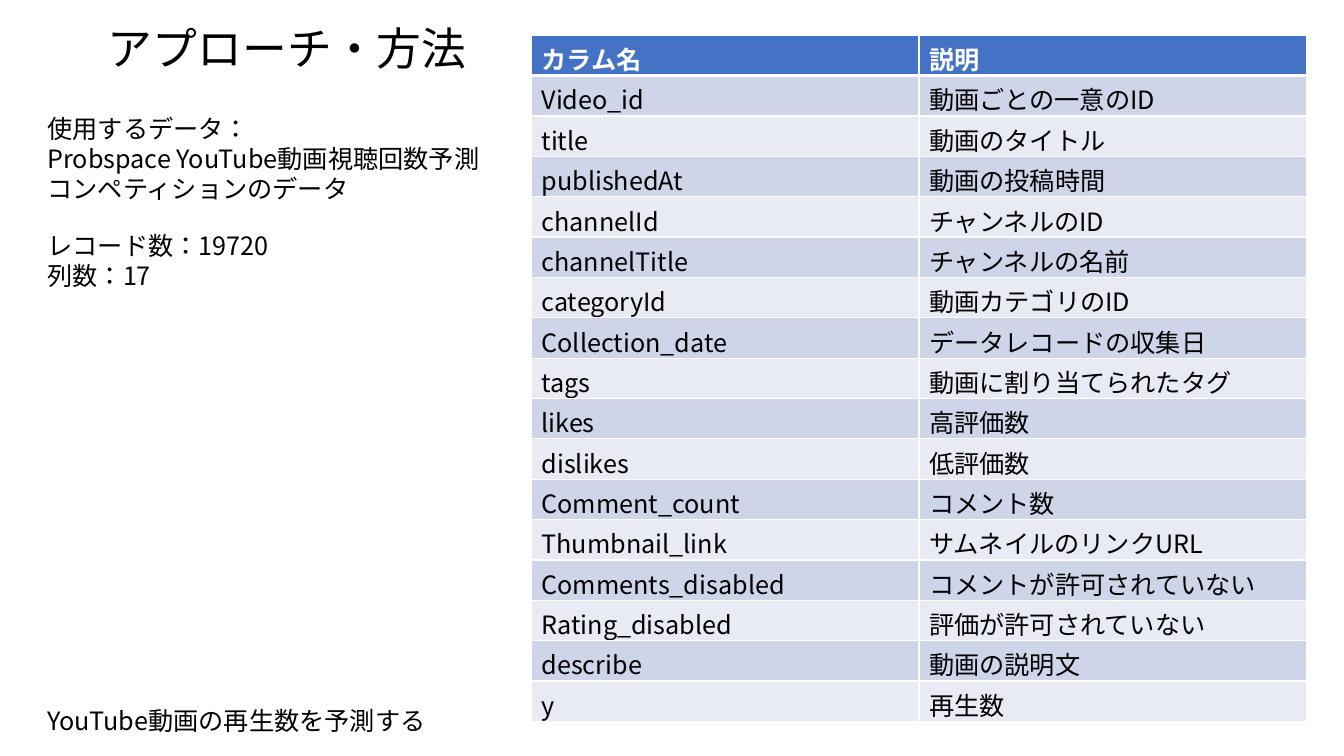
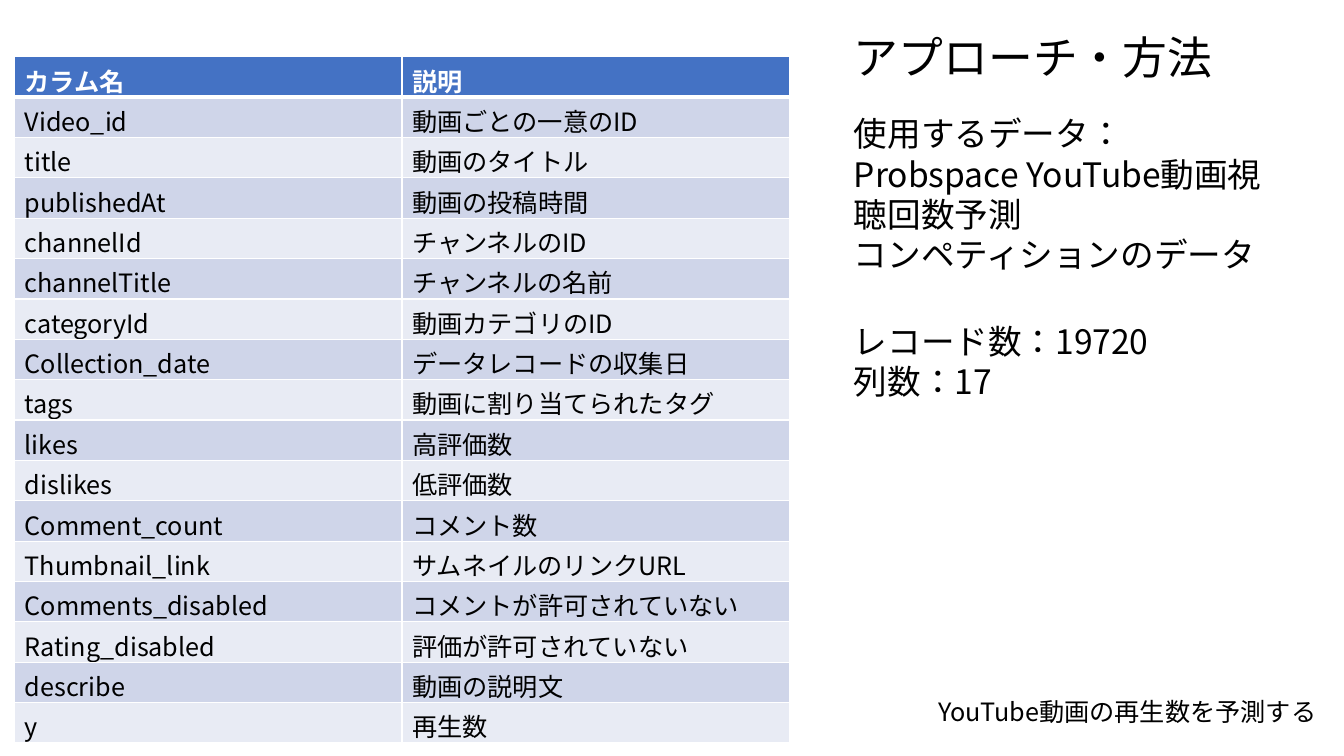
Before and after one commit to tsuru-kazu/research, a slide deck: slide 5 of docs/PD3_interim_report.pptx. Drawn at 1344x756 pixels with LibreOffice and Linux fonts; fonts in the diff are those of the drawing. Boxes give left, top, right and bottom in pixels: in the first picture for what was removed or moved away, otherwise in the second. Text is boxed around its words. In the diff, an @@ line names an element or a change of style, - is before the commit and + after.

```diff
--- a/docs/PD3_interim_report.pptx
+++ b/docs/PD3_interim_report.pptx
@@ text "アプローチ・方法": place and size @@
-text "アプローチ・方法" at box(108, 27, 467, 69)
+text "アプローチ・方法" at box(854, 36, 1213, 78)
@@ table: place and size @@
-table at box(531, 35, 1306, 725)
+table at box(15, 56, 789, 746)
@@ text "使用するデータ：": place and size @@
-text "使用するデータ：" at box(47, 116, 479, 200)
+text "使用するデータ：" at box(854, 117, 1255, 270)
@@ text "使用するデータ：" at box(854, 117, 1255, 270): size 18 to 24 pt @@
@@ text "レコード数：19720" at box(854, 325, 1149, 397): size 18 to 24 pt @@
@@ text "レコード数：19720": place and size @@
-text "レコード数：19720" at box(47, 233, 268, 287)
+text "レコード数：19720" at box(854, 325, 1149, 397)
@@ text "YouTube動画の再生数を予測する": place and size @@
-text "YouTube動画の再生数を予測する" at box(47, 708, 425, 732)
+text "YouTube動画の再生数を予測する" at box(938, 699, 1316, 723)
```
Also in this commit, not shown: 5 other slides changed, 3 slides added, 3 other files.
